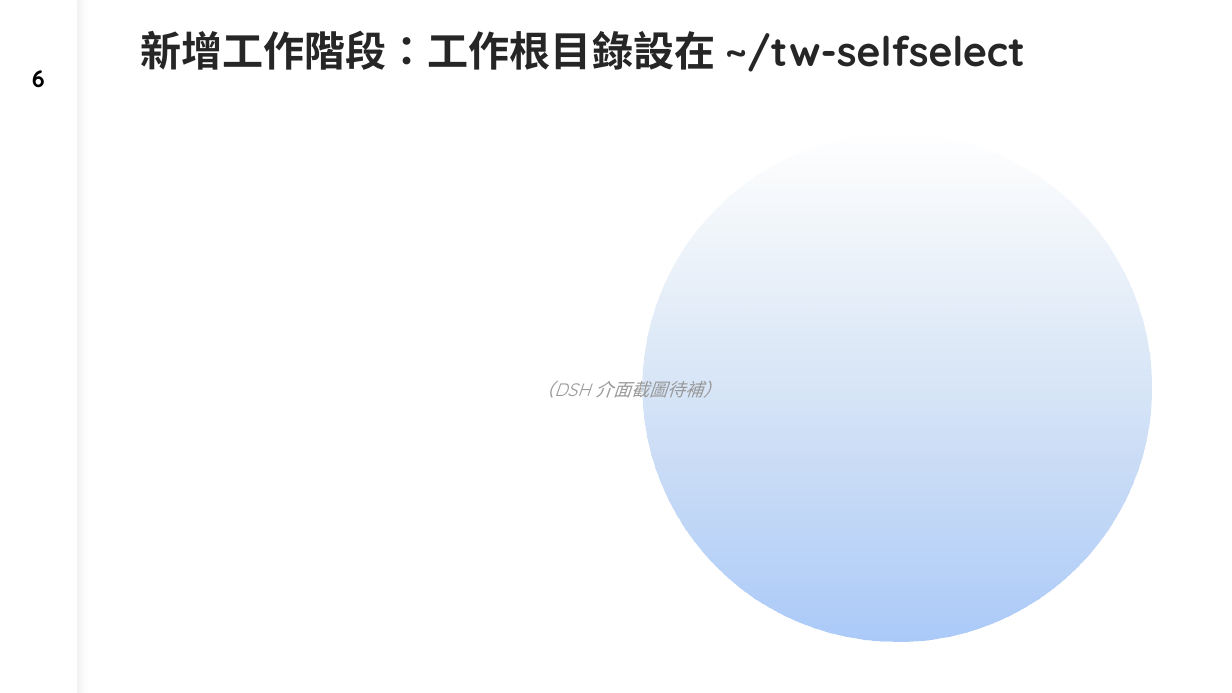
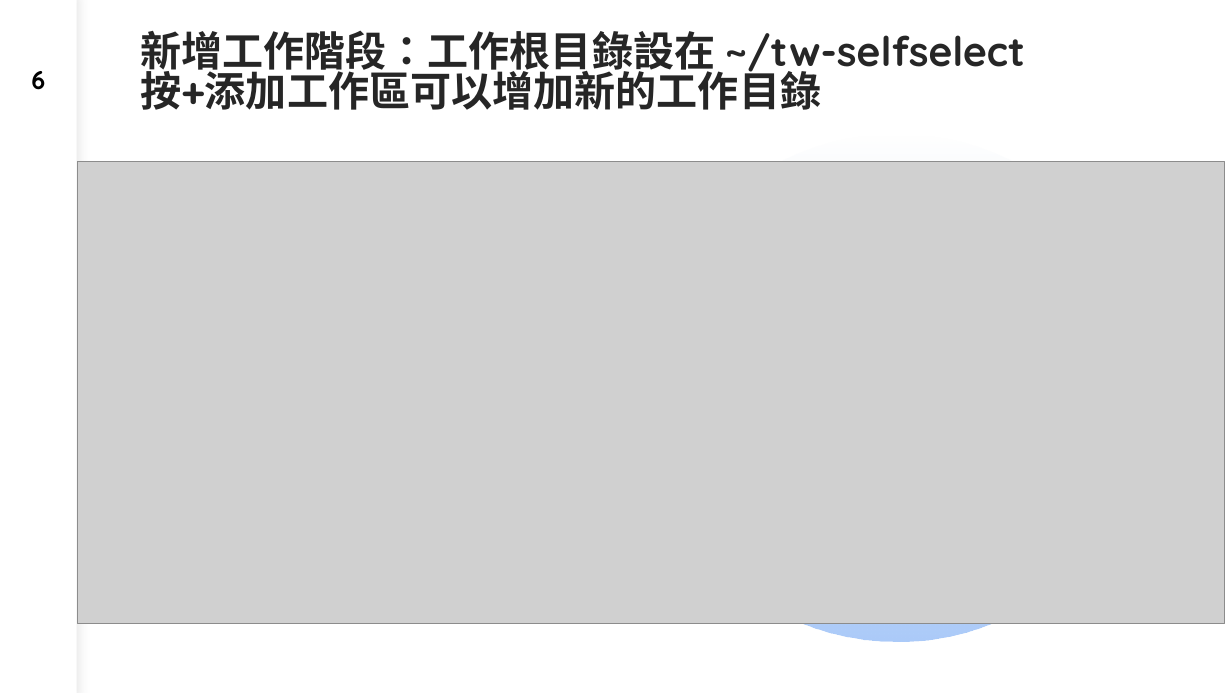
Before and after one commit to dinchentech/tw-selfselect, a slide deck: slide 6 of plans/ppt/TW-SELFSELECT台股買賣自動化系統-W3-講稿版.pptx. Drawn at 1232x693 pixels with LibreOffice and Linux fonts; fonts in the diff are those of the drawing; grey boxes stand for pictures. Boxes give left, top, right and bottom in pixels: in the first picture for what was removed or moved away, otherwise in the second. Text is boxed around its words. In the diff, an @@ line names an element or a change of style, - is before the commit and + after.

```diff
--- a/plans/ppt/TW-SELFSELECT台股買賣自動化系統-W3-講稿版.pptx
+++ b/plans/ppt/TW-SELFSELECT台股買賣自動化系統-W3-講稿版.pptx
@@ title at (140, 30, 1025, 110): text changed @@
-新增工作階段：工作根目錄設在 ~/tw-selfselect
+新增工作階段：工作根目錄設在 ~/tw-selfselect
+按+添加工作區可以增加新的工作目錄
@@ page number at (31, 71, 45, 90): size 18.5 to 20 pt; line spacing 0.8 to 0.9 @@
@@ picture added at (78, 162, 1225, 624) @@
@@ text removed at (536, 376, 721, 402) @@
-（DSH 介面截圖待補）
```
Also in this commit, not shown: 9 other slides changed, 1 slide removed, 1 other file.
